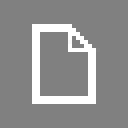
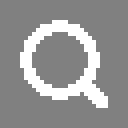
Two versions of the same layered image (128 × 128). Layer-by-layer changes:
added layer "Main #5" above "Main #3" over [left=20, top=20, right=108, bottom=108]
hid "Main #3" over [left=32, top=24, right=100, bottom=104]
